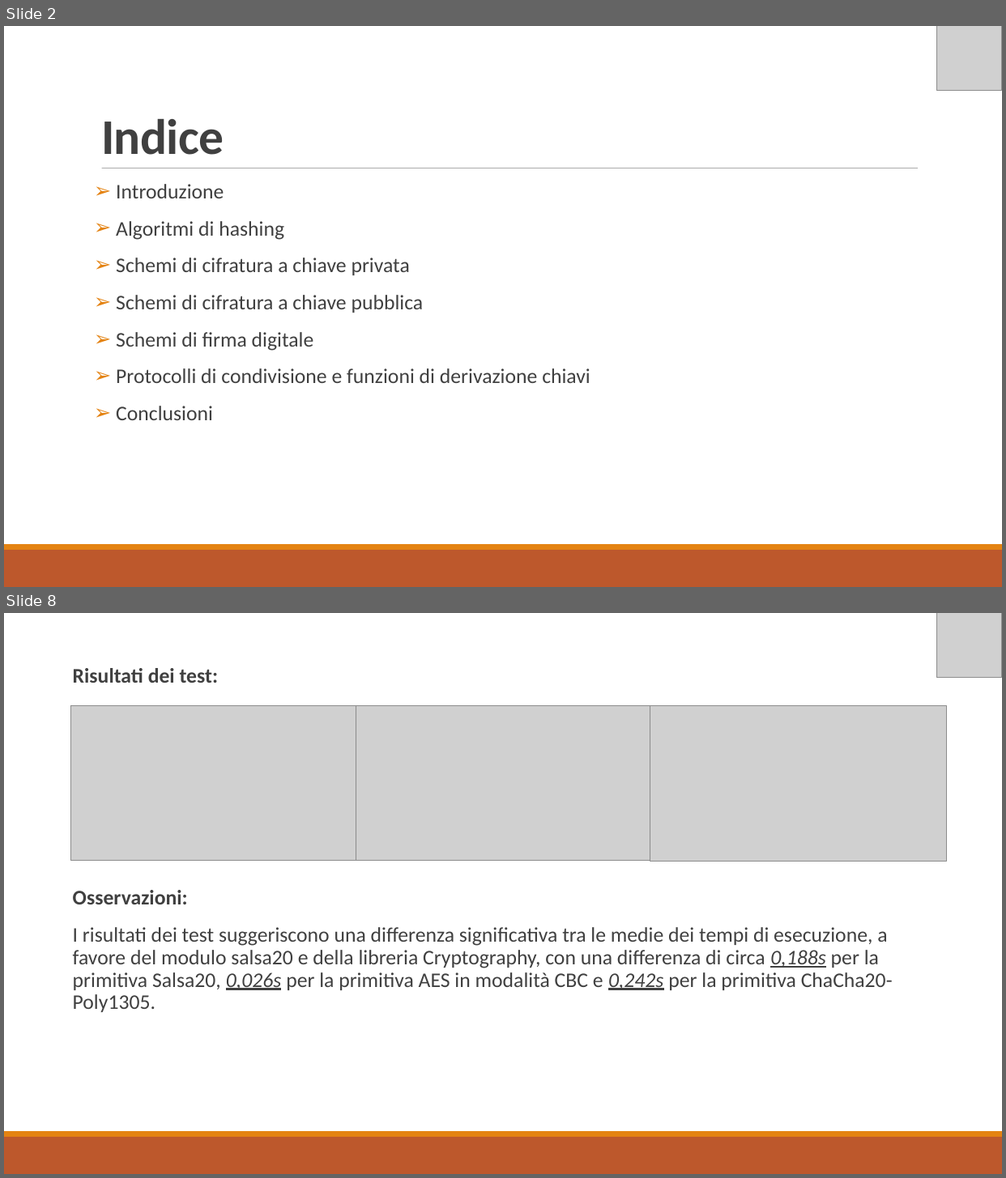
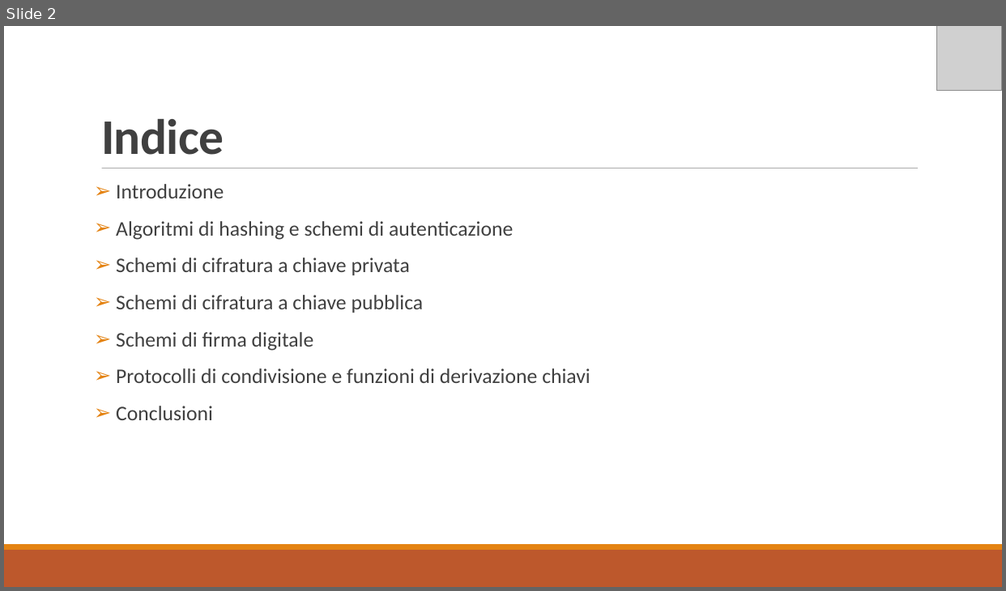
Before and after one commit to MickTK/ElaboratoFinale, a slide deck: Presentazione/Presentazione.odp. Shown one above the other, each under a label of ours: slides 2 and 8 before the commit, slide 2 after it; the slides between them are not shown. The pictures are 1006x1178 and 1006x591 pixels, drawn with LibreOffice and Linux fonts; fonts in the diff are those of the drawing; grey boxes stand for pictures. Boxes give left, top, right and bottom in pixels: in the first picture for what was removed or moved away, otherwise in the second. Text is boxed around its words. In the diff, an @@ line names an element or a change of style, - is before the commit and + after.

```diff
--- a/Presentazione/Presentazione.odp
+++ b/Presentazione/Presentazione.odp
@@ slide 8 removed at (4, 613, 1002, 1174), background #FFFFFF; not listed: 3 template elements that a slide beside it also shows @@
@@ picture removed at (937, 613, 1002, 677) @@
@@ text removed at (73, 668, 893, 1012) @@
-Risultati dei test:
-Osservazioni:
-I risultati dei test suggeriscono una differenza significativa tra le medie dei tempi di esecuzione, a favore del modulo salsa20 e della libreria Cryptography, con una differenza di circa 0,188s per la primitiva Salsa20, 0,026s per la primitiva AES in modalità CBC e 0,242s per la primitiva ChaCha20-Poly1305.
@@ picture removed at (70, 705, 356, 860) @@
@@ picture removed at (356, 706, 650, 860) @@
@@ picture removed at (650, 706, 947, 861) @@
@@ freeform shape removed at (10, 725, 954, 773) @@
@@ slide 2 changed as well @@
@@ text at (116, 221, 513, 240): text changed @@
-➢ Algoritmi di hashing
+➢ Algoritmi di hashing e schemi di autenticazione
```
Also in this commit, not shown: 8 other slides changed, 1 slide added, 6 other slides removed, 7 other files.
